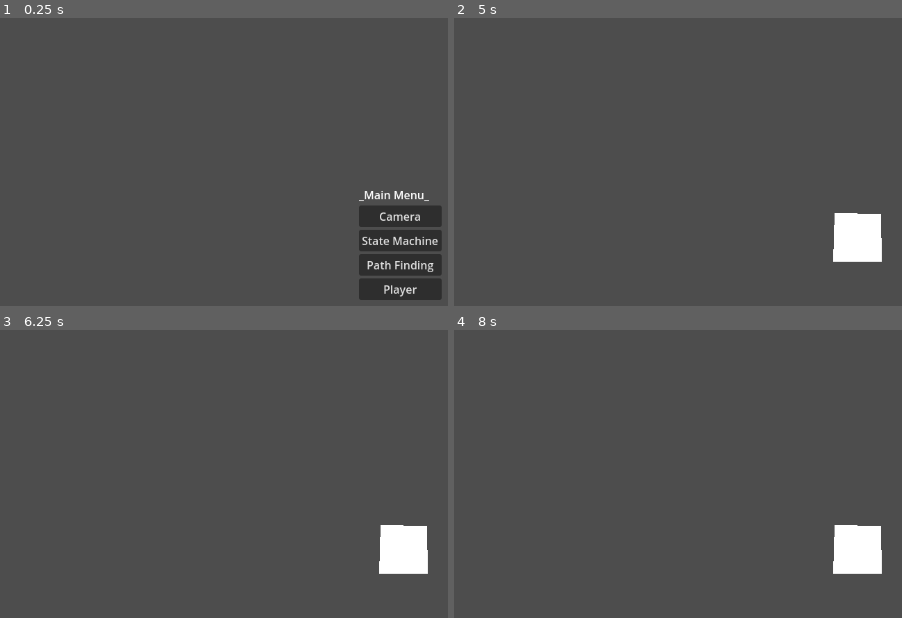
Above: before the commit, frames 1-4 (two rows, left to right).
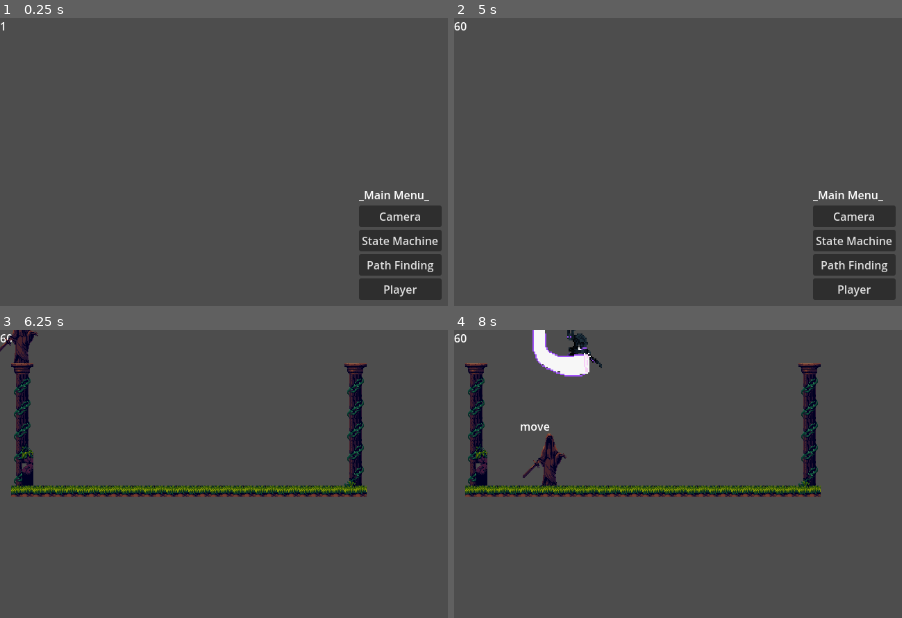
Above: after the commit, the same moments.

Repository: pablopenna/godot_learning
Game: Godot game, scene res://projects/main_menu/scenes/main_menu.tscn
The game is run twice, just before and just after one commit, with the same random seed, the same clock (stepped at 60 frames per second) and the same inputs. The engine's default icon, where the game draws it, is replaced by a stand-in: a white triangle on a blue panel in a dark square.
Inputs (mouse positions are in pixels of both pictures, inside the frame that each line leads up to):
- Up to frame 1 (0.25 s): no input
- Up to frame 2 (5 s): click "Camera" at 0.5 s; tap Enter (ui_accept) every 0.75 s from 1.25 to 4.25 s; hold Shift (dash) 1.28-2.03 s; hold D (move_right) 1.28-2.78 s; tap Space (jump) at 1.52, 2.27, 3.77, 4.52 s; tap Ctrl (summon) at 2.1, 3.6 s; hold A (move_left) 2.78-3.53 s; hold Shift (dash) 2.78-3.53 s; hold D (move_right) from 3.53 s (still down); hold Shift (dash) from 4.28 s (still down); tap Escape (ui_cancel) at 4.9 s
- Up to frame 3 (6.25 s): release D (move_right) at 5.03 s; release Shift (dash) at 5.03 s; hold A (move_left) 5.03-5.75 s; tap Ctrl (summon) at 5.1 s; tap Space (jump) at 5.27 s; click (398, 551) at 5.75 s, where only the run after the commit has a clickable "State Machine"
- Up to frame 4 (8 s): tap Enter (ui_accept) at 6.5 s; hold D (move_right) 6.53-7.28 s; hold Shift (dash) 6.53-7.28 s; hold A (move_left) from 7.28 s (still down); tap Ctrl (summon) at 7.35 s; tap Space (jump) at 7.52 s

The runs differ from the first frame. In frame 1, less than 0.1% of the frame differs, in the area x 0-1%, y 1-5%; in frame 2, 5.7%; in frame 3, 8.3%; in frame 4, 10%, in the area x 0-96%, y 0-85%.

Commit message:
Make FPS counter as autoload/singleton.
Also, pressing ESC will return to the main menu scene or finish execution if currently there

Diff:
--- a/common/scenes/fps_counter/fps_counter.gd
+++ b/common/scenes/fps_counter/fps_counter.gd
@@ -1,11 +1,7 @@
 extends RichTextLabel
 
+func _ready():
+	position = get_viewport_rect().position
 
-# Called when the node enters the scene tree for the first time.
-func _ready():
-	pass # Replace with function body.
-
-
-# Called every frame. 'delta' is the elapsed time since the previous frame.
 func _process(delta):
 	text = "%s" % Engine.get_frames_per_second()
--- a/project.godot
+++ b/project.godot
@@ -13,18 +13,20 @@
 config/name="Learning_Godot"
 run/main_scene="res://projects/main_menu/scenes/main_menu.tscn"
 config/features=PackedStringArray("4.2", "Forward Plus")
+run/max_fps=60
 config/icon="res://icon.svg"
 
 [autoload]
 
 FacingDirectionUtils="*res://common/utils/facing_direction.gd"
+FpsCounter="*res://common/scenes/fps_counter/fps_counter.tscn"
 
 [display]
 
-window/size/mode=4
 window/stretch/mode="canvas_items"
 window/stretch/aspect="expand"
 window/stretch/scale_mode="integer"
+window/vsync/vsync_mode=0
 
 [input]
 
--- a/projects/camera/scenes/camera_main.tscn
+++ b/projects/camera/scenes/camera_main.tscn
@@ -1,7 +1,8 @@
-[gd_scene load_steps=3 format=3 uid="uid://dlpytprq1ow7j"]
+[gd_scene load_steps=4 format=3 uid="uid://dlpytprq1ow7j"]
 
 [ext_resource type="Script" path="res://projects/camera/scripts/Target.gd" id="1_5baui"]
 [ext_resource type="Script" path="res://projects/camera/scripts/Camera.gd" id="1_pylbk"]
+[ext_resource type="PackedScene" uid="uid://cs5xij1m0eito" path="res://projects/main_menu/scenes/return_to_main_menu.tscn" id="3_hau83"]
 
 [node name="CameraMain" type="Node2D"]
 
@@ -18,4 +19,6 @@
 
 [node name="VisibleOnScreenNotifier2D" type="VisibleOnScreenNotifier2D" parent="Target"]
 
+[node name="ReturnToMainMenu" parent="." instance=ExtResource("3_hau83")]
+
 [connection signal="screen_exited" from="Target/VisibleOnScreenNotifier2D" to="Camera2D" method="_on_visible_on_screen_notifier_2d_screen_exited"]
--- /dev/null
+++ b/projects/main_menu/scenes/return_to_main_menu.tscn
@@ -0,0 +1,6 @@
+[gd_scene load_steps=2 format=3 uid="uid://cs5xij1m0eito"]
+
+[ext_resource type="Script" path="res://projects/main_menu/scripts/return_to_main_menu.gd" id="1_f85h2"]
+
+[node name="ReturnToMainMenu" type="Node2D"]
+script = ExtResource("1_f85h2")
--- a/projects/main_menu/scripts/main_menu.gd
+++ b/projects/main_menu/scripts/main_menu.gd
@@ -8,6 +8,10 @@
 func _ready():
 	# _set_screen_size(window_size)
 	pass
+
+func _unhandled_input(event: InputEvent):
+	if event.is_action_released("ui_cancel"):
+		get_tree().quit()
 
 func _set_screen_size(size: Vector2):
 	get_viewport().get_window().size = size
--- /dev/null
+++ b/projects/main_menu/scripts/return_to_main_menu.gd
@@ -0,0 +1,7 @@
+extends Node2D
+
+@onready var main_menu_scene = load("res://projects/main_menu/scenes/main_menu.tscn")
+
+func _unhandled_input(event: InputEvent):
+	if event.is_action_released("ui_cancel"):
+		get_tree().change_scene_to_packed(main_menu_scene)
--- a/projects/pathfinding/scenes/main.tscn
+++ b/projects/pathfinding/scenes/main.tscn
@@ -1,17 +1,20 @@
-[gd_scene load_steps=5 format=3 uid="uid://cfruie3x47csg"]
+[gd_scene load_steps=6 format=3 uid="uid://cfruie3x47csg"]
 
 [ext_resource type="Script" path="res://projects/pathfinding/scripts/Navigator.gd" id="1_m365i"]
 [ext_resource type="Texture2D" uid="uid://b4esa220ksdmd" path="res://icon.svg" id="2_xoxem"]
+[ext_resource type="PackedScene" uid="uid://cs5xij1m0eito" path="res://projects/main_menu/scenes/return_to_main_menu.tscn" id="3_ebek6"]
 
 [sub_resource type="NavigationPolygon" id="NavigationPolygon_utkjk"]
 vertices = PackedVector2Array(872, 321, 888, 68, 921, 107, 945, 222, 1062, 161, 1076, 264, 1056, 67, 962, 34)
 polygons = Array[PackedInt32Array]([PackedInt32Array(0, 1, 2, 3), PackedInt32Array(3, 4, 5, 0), PackedInt32Array(6, 3, 2, 7)])
 outlines = Array[PackedVector2Array]([PackedVector2Array(888, 68, 872, 321, 1076, 264, 1062, 161, 945, 222, 1056, 67, 962, 34, 921, 107)])
+source_geometry_group_name = &"navigation_polygon_source_group"
 
 [sub_resource type="NavigationPolygon" id="NavigationPolygon_j2jdu"]
 vertices = PackedVector2Array(305, 219, 61, 340, 186, 185, 515, 48, 464, 224, 270, 380, 91, 134, 162, 100, 567, 159)
 polygons = Array[PackedInt32Array]([PackedInt32Array(0, 1, 2, 3), PackedInt32Array(4, 5, 0, 3), PackedInt32Array(2, 6, 7, 3), PackedInt32Array(4, 3, 8)])
 outlines = Array[PackedVector2Array]([PackedVector2Array(162, 100, 515, 48, 567, 159, 464, 224, 270, 380, 305, 219, 61, 340, 186, 185, 91, 134)])
+source_geometry_group_name = &"navigation_polygon_source_group"
 cell_size = 5.5
 
 [node name="main" type="Node2D"]
@@ -38,3 +41,5 @@
 
 [node name="Sprite2D" type="Sprite2D" parent="Navigator"]
 texture = ExtResource("2_xoxem")
+
+[node name="ReturnToMainMenu" parent="." instance=ExtResource("3_ebek6")]
--- a/projects/player/scenes/main.tscn
+++ b/projects/player/scenes/main.tscn
@@ -3,7 +3,7 @@
 [ext_resource type="PackedScene" uid="uid://drulietgo1s1s" path="res://projects/player/scenes/player.tscn" id="1_wje2c"]
 [ext_resource type="PackedScene" uid="uid://iw2y2tljhrwx" path="res://common/scenes/terrain.tscn" id="2_fq08h"]
 [ext_resource type="PackedScene" uid="uid://dptcjh7q8w511" path="res://common/scenes/dummy/dummy.tscn" id="3_uaits"]
-[ext_resource type="PackedScene" uid="uid://dxh2khy3nyldc" path="res://common/scenes/fps_counter/fps_counter.tscn" id="4_ktvvd"]
+[ext_resource type="PackedScene" uid="uid://cs5xij1m0eito" path="res://projects/main_menu/scenes/return_to_main_menu.tscn" id="4_yj6xd"]
 
 [node name="main" type="Node2D"]
 
@@ -12,7 +12,7 @@
 [node name="player" parent="." instance=ExtResource("1_wje2c")]
 position = Vector2(94, 159)
 
-[node name="Node2D" parent="." instance=ExtResource("3_uaits")]
+[node name="dummy" parent="." instance=ExtResource("3_uaits")]
 position = Vector2(374, 189)
 
-[node name="FPS_Counter" parent="." instance=ExtResource("4_ktvvd")]
+[node name="ReturnToMainMenu" parent="." instance=ExtResource("4_yj6xd")]
--- a/projects/state_machine/scenes/main.tscn
+++ b/projects/state_machine/scenes/main.tscn
@@ -1,7 +1,8 @@
-[gd_scene load_steps=3 format=3 uid="uid://cha48on3shh4n"]
+[gd_scene load_steps=4 format=3 uid="uid://cha48on3shh4n"]
 
 [ext_resource type="PackedScene" uid="uid://doc7vi773287b" path="res://projects/state_machine/scenes/entity.tscn" id="1_nufnx"]
 [ext_resource type="PackedScene" uid="uid://iw2y2tljhrwx" path="res://common/scenes/terrain.tscn" id="3_1yf81"]
+[ext_resource type="PackedScene" uid="uid://cs5xij1m0eito" path="res://projects/main_menu/scenes/return_to_main_menu.tscn" id="3_jl506"]
 
 [node name="main" type="Node2D"]
 
@@ -10,3 +11,5 @@
 [node name="entity" parent="." instance=ExtResource("1_nufnx")]
 position = Vector2(24, 0)
 collision_mask = 2
+
+[node name="ReturnToMainMenu" parent="." instance=ExtResource("3_jl506")]
Not shown, changed: NOTES.md
